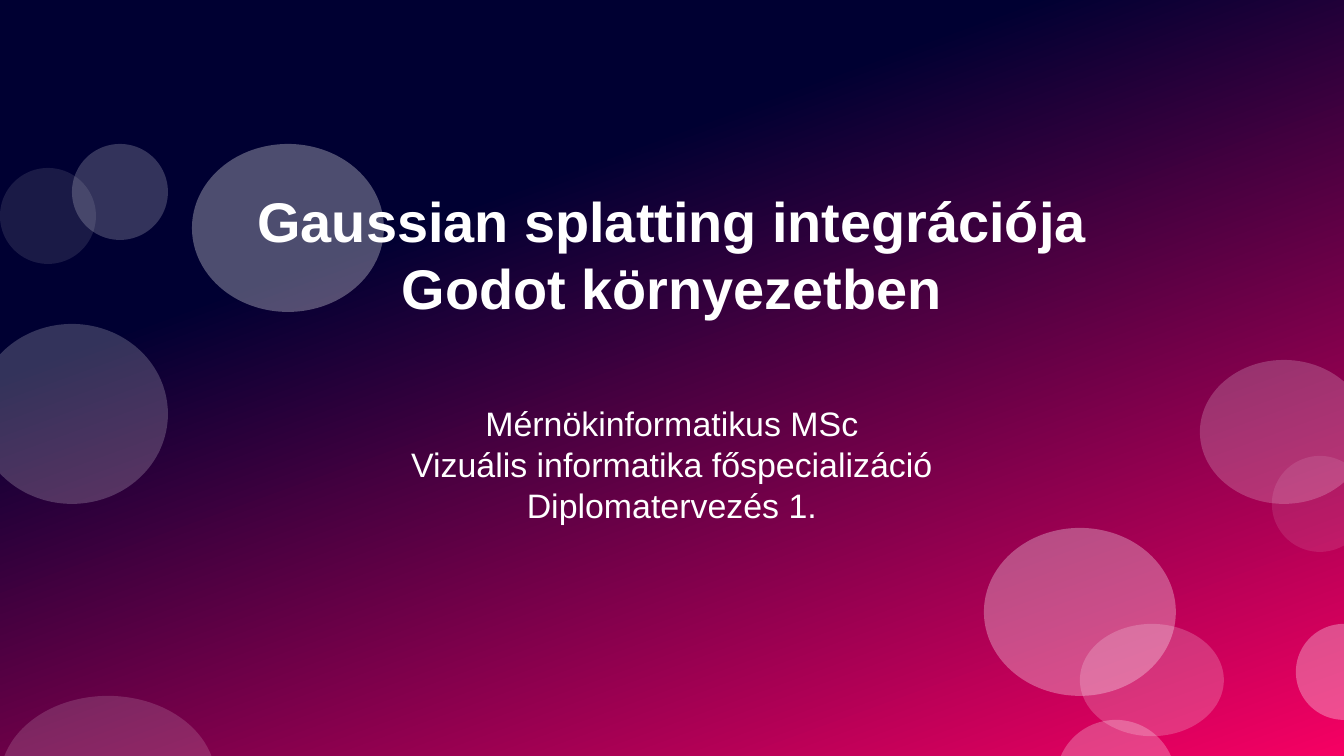
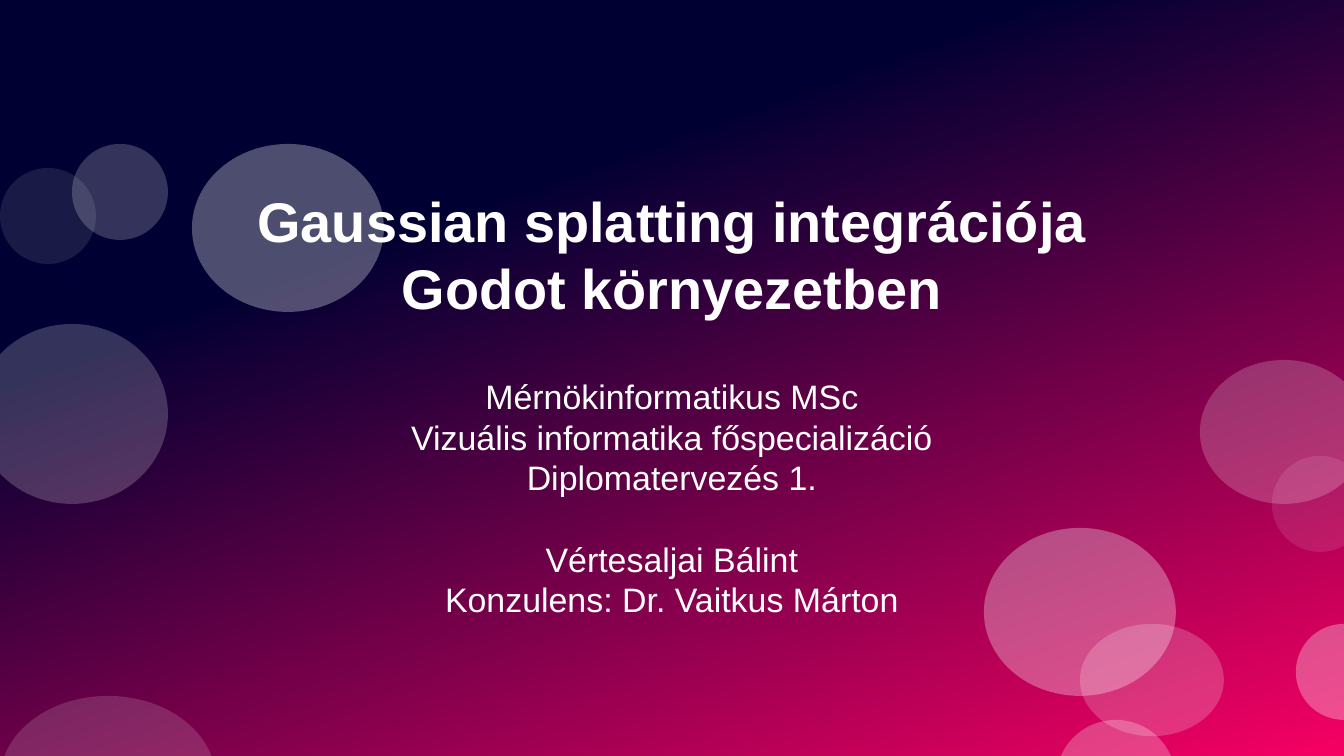
Before and after one commit to 4321ba/GodotGaussianSplattingNodes, a slide deck: slide 1 of documentation/presentation.odp. Drawn at 1344x756 pixels with LibreOffice and Linux fonts; fonts in the diff are those of the drawing. Boxes give left, top, right and bottom in pixels: in the first picture for what was removed or moved away, otherwise in the second. Text is boxed around its words. In the diff, an @@ line names an element or a change of style, - is before the commit and + after.

```diff
--- a/documentation/presentation.odp
+++ b/documentation/presentation.odp
@@ subtitle "Mérnökinformatikus MSc": place and size @@
-subtitle "Mérnökinformatikus MSc" at (411, 411, 932, 525)
+subtitle "Mérnökinformatikus MSc" at (411, 384, 932, 613)
@@ subtitle at (445, 547, 898, 613): paragraphs added @@
+Vértesaljai Bálint
+Konzulens: Dr. Vaitkus Márton
```
Also in this commit, not shown: 1 slide added, 1 other file.
